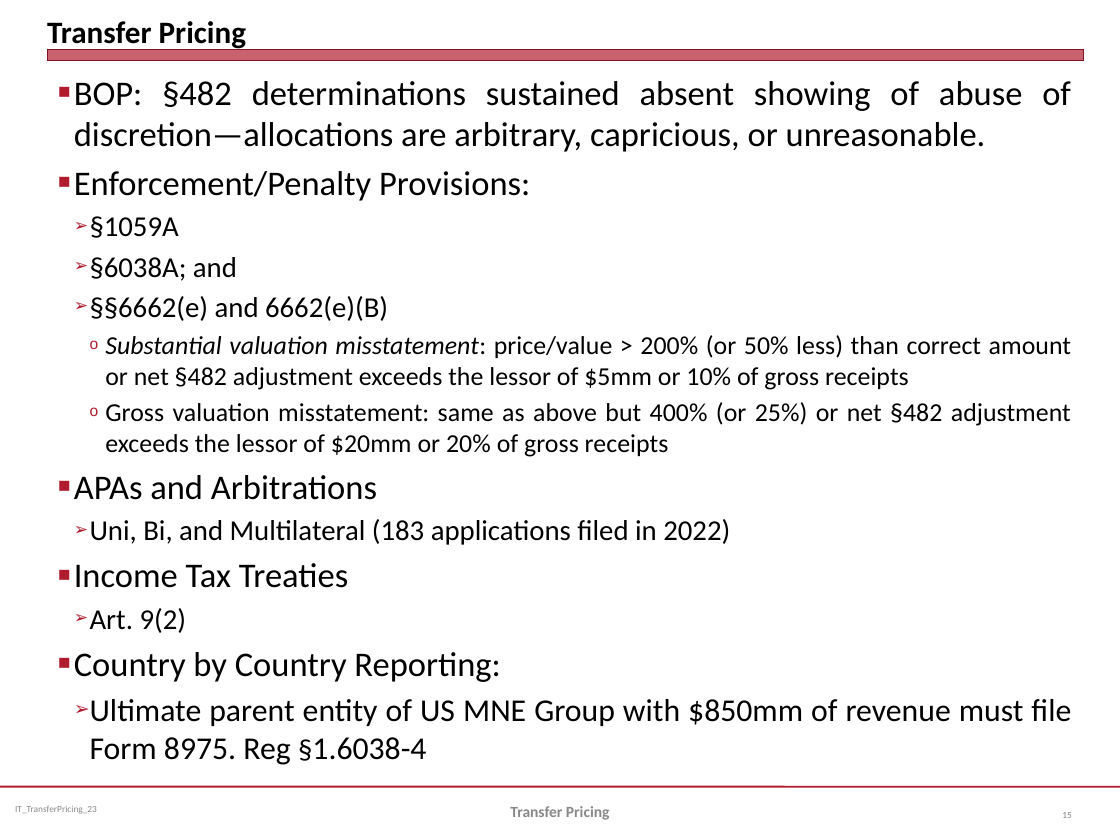
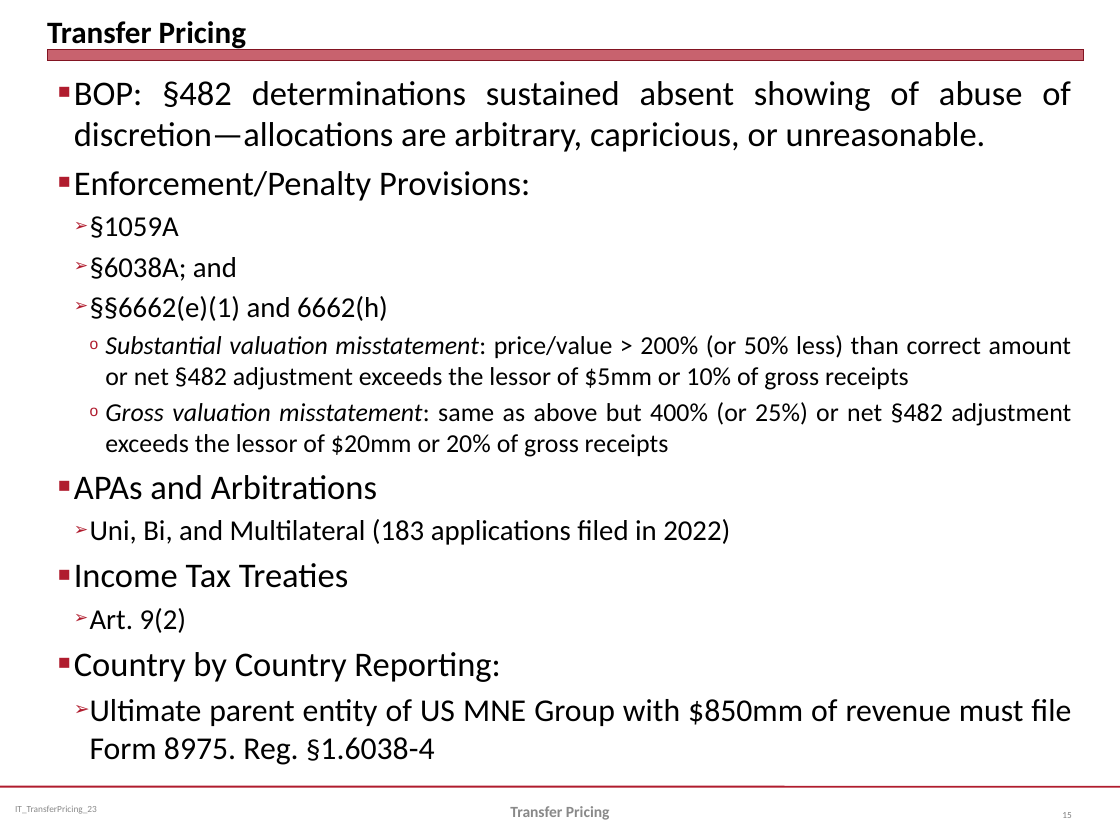
Before and after one commit to jmc877/International-Tax, a slide deck: slide 15 of slides/IT_TransferPricing_2023.pptx. Drawn at 1120x840 pixels with LibreOffice and Linux fonts; fonts in the diff are those of the drawing. Boxes give left, top, right and bottom in pixels: in the first picture for what was removed or moved away, otherwise in the second. Text is boxed around its words. In the diff, an @@ line names an element or a change of style, - is before the commit and + after.

```diff
--- a/slides/IT_TransferPricing_2023.pptx
+++ b/slides/IT_TransferPricing_2023.pptx
@@ text at box(90, 296, 388, 321): text changed @@
-  ➢ §§6662(e) and 6662(e)(B)
+  ➢ §§6662(e)(1) and 6662(h)
@@ text at box(105, 402, 1071, 457): italic on in "Gross valuation misstatement:" @@
@@ text at box(90, 699, 1071, 765): text changed @@
-  ➢ Ultimate parent entity of US MNE Group with $850mm of revenue must file Form 8975. Reg §1.6038-4
+  ➢ Ultimate parent entity of US MNE Group with $850mm of revenue must file Form 8975. Reg. §1.6038-4
```
Also in this commit, not shown: 1 other slide changed, 2 other files.
